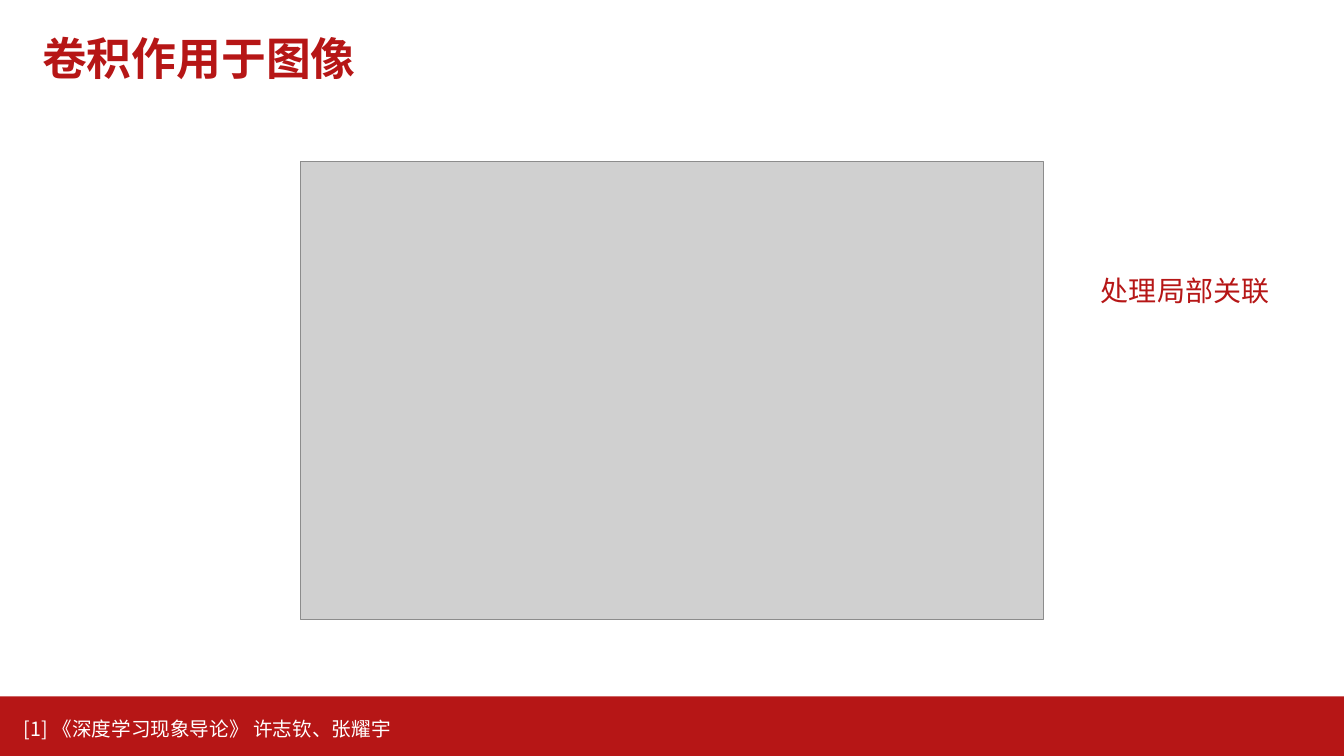
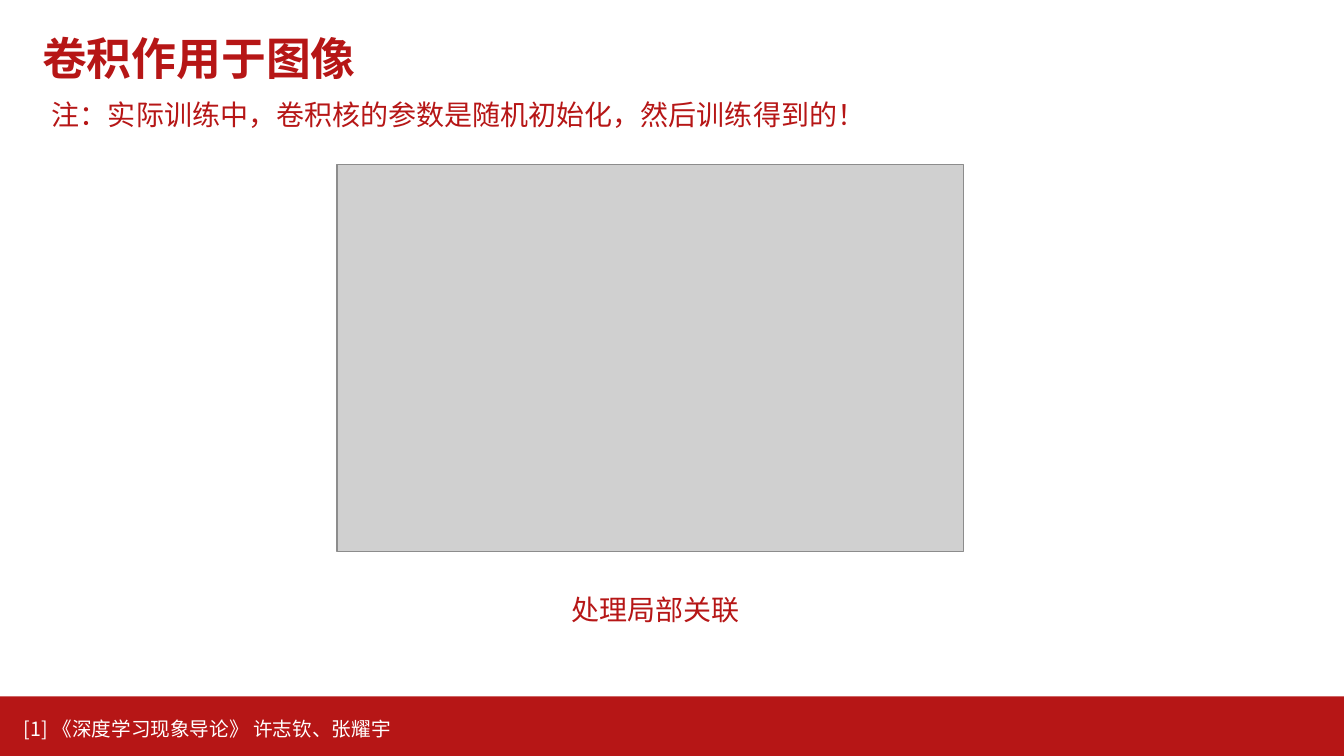
Before and after one commit to AI-Basic-Education/SJTU-Undergraduate-AI-basis, a slide deck: slide 12 of PPT/第13-14节-卷积网络.pptx. Drawn at 1344x756 pixels with LibreOffice and Linux fonts; fonts in the diff are those of the drawing; grey boxes stand for pictures; background and template pictures are left out. Boxes give left, top, right and bottom in pixels: in the first picture for what was removed or moved away, otherwise in the second. Text is boxed around its words. In the diff, an @@ line names an element or a change of style, - is before the commit and + after.

```diff
--- a/PPT/第13-14节-卷积网络.pptx
+++ b/PPT/第13-14节-卷积网络.pptx
@@ text added at (52,101,865,128), 20 pt, text #B61616 @@
+注：实际训练中，卷积核的参数是随机初始化，然后训练得到的！
@@ picture: place and size @@
-picture at (300,161,1044,620)
+picture at (337,164,963,551)
@@ text "处理局部关联": place and size @@
-text "处理局部关联" at (1101,277,1269,304)
+text "处理局部关联" at (572,596,740,623)
```
Also in this commit, not shown: 10 other slides changed, 2 slides added, 8 other files.
